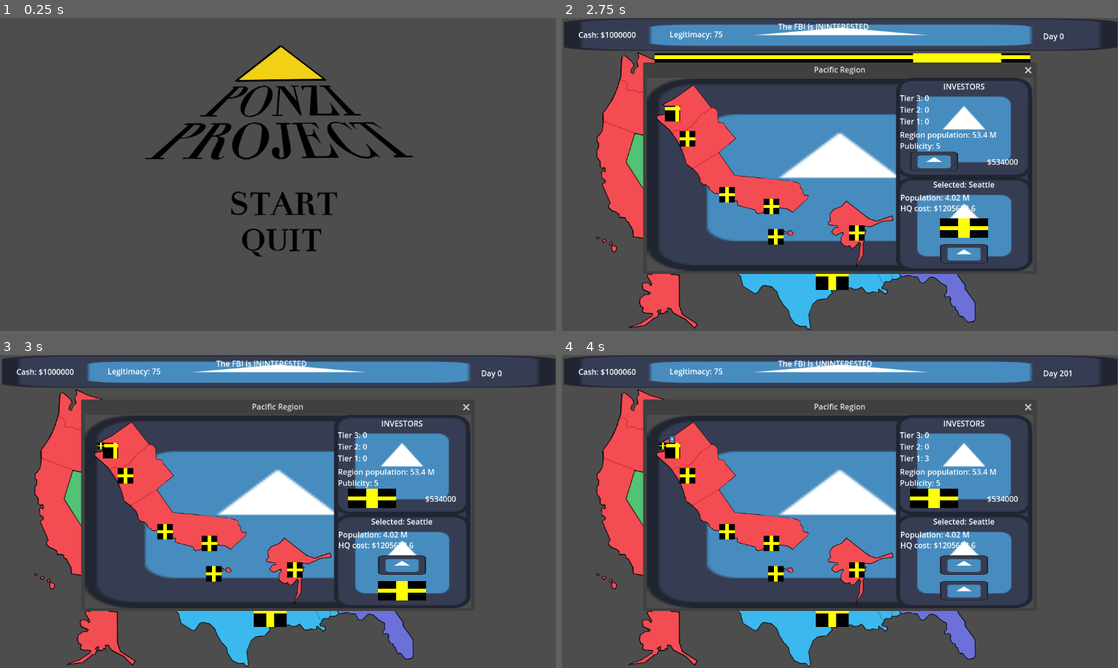
Above: before the commit, frames 1-4 (two rows, left to right).
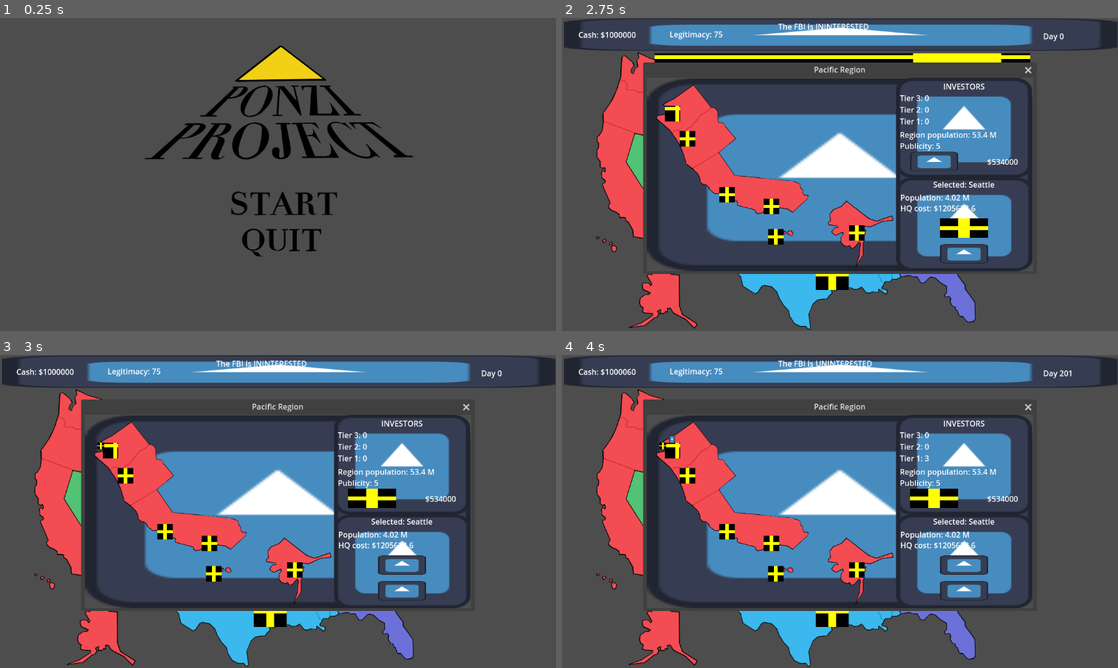
Above: after the commit, the same moments.

Repository: Baconsizzle1738/Pyramid-simulator-sim
Game: Godot game, scene res://Game_Scenes/Main_Menu.tscn
The game is run twice, just before and just after one commit, with the same random seed, the same clock (stepped at 60 frames per second) and the same inputs. The engine's default icon, where the game draws it, is replaced by a stand-in: a white triangle on a blue panel in a dark square.
Inputs (mouse positions are in pixels of both pictures, inside the frame that each line leads up to):
- Up to frame 1 (0.25 s): no input
- Up to frame 2 (2.75 s): click (845, 205) at 0.5 s; click (845, 193) at 1.25 s; move the mouse to (623, 165) at 2.02 s; click (623, 165) at 2.17 s
- Up to frame 3 (3 s): click (400, 564) at 2.75 s
- Up to frame 4 (4 s): click (673, 452) at 3.5 s

Frames 1-2 are identical in both runs. In frame 3, 0.5% of the frame differs, in the area x 67-77%, y 72-79%; in frame 4, nothing differs.

Commit message:
Staarting FBI (untested)

Diff:
--- a/Game_Scenes/Player_Icon.tscn
+++ b/Game_Scenes/Player_Icon.tscn
@@ -7,6 +7,7 @@
 anchors_preset = 0
 
 [node name="Player" type="TextureRect" parent="."]
+layout_mode = 0
 offset_left = -6.0
 offset_top = -12.0
 offset_right = 6.0
--- a/Scripts/Basic_City_Data.gd
+++ b/Scripts/Basic_City_Data.gd
@@ -11,3 +11,5 @@
 var HQPublicIncrease = 0.000001 # publicity increase based on population for HQ
 
 var hasPlayer = false
+
+var FBIcontrol = false
--- a/Scripts/Game_Data.gd
+++ b/Scripts/Game_Data.gd
@@ -8,13 +8,17 @@
 const DEFAULT_CASHOUT_RATE = 0.05
 const TIME_TO_PAY_DEBT = 15 # time player has to pay debt
 const ROI = 1.2 # ROI that the investors demand on cashout
-const LEGIT_DECREASE_FACTOR = 0.000015 #how much legit decreases for every unpaid dollar
+const LEGIT_DECREASE_FACTOR = 0.00004 #how much legit decreases for every unpaid dollar
+const DEBT_PAYOUT_INTERVAL = 35 #cashout happens every this many days
+const START_CASHOUT = 365 # investors start cashing out after this many days
+
+const START_FBI = 548 # FBI will start investigating after this many days
 
 const TIME_TO_TRAVEL = 4 #time it takes to travel in days
 
 var playerName #name of player
 
-var days = 200 # days passed
+var days:int = 200 # days passed
 
 var choosing = true # change to true later
 
@@ -25,7 +29,7 @@
 var cash = 1000000.0
 var FBIsus = 0.0 #ceil the number to get the FBIstatus(FBIstatis[ceil(FBIsus)])
 var FBIstatus = ["UNINTERESTED", "INTRIGUED", "SUSPICIOUS", "ALARMED", "APPREHENDING"]
-var FBIprogress = 0.0
+var FBIprogress = 0.0 # Daily gain in FBI suspicion
 var Tier3Worth = DEFAULT_TIER3_WORTH
 var Tier2Worth = DEFAULT_TIER2_WORTH
 var Tier1Worth = DEFAULT_TIER1_WORTH
@@ -63,6 +67,7 @@
 func tick():
 	days += 1
 	LegitIncreaseFactor = 1.0 + (legit-50)/100.0 # needed to update increase of investors based off legitamacy
+	cashoutRate = legitCashoutRate(legit)
 	travelTimer -= 1
 	if travelTimer < -1:
 		travelTimer = -1
@@ -99,3 +104,7 @@
 		num = round(num)
 		return str(num)+" k"
 	return str(num)
+
+
+func legitCashoutRate(num) -> float:
+	return 1 / (1 + 1.5**(0.2*(num-40.5)))
--- a/Scripts/Popup_Scripts/Pacific_Popup.gd
+++ b/Scripts/Popup_Scripts/Pacific_Popup.gd
@@ -56,7 +56,7 @@
 
 
 	#amount of investors cashing out after around half a year
-	if GameData.days >= 183 and GameData.days%30 == 0:
+	if GameData.days >= GameData.START_CASHOUT and GameData.days%GameData.DEBT_PAYOUT_INTERVAL == 0:
 		# number of ppl cashing out
 		var t3out = round(GameData.cashoutRate * Tier3)
 		var t2out = round(GameData.cashoutRate * Tier2)
@@ -71,6 +71,8 @@
 
 		GameData.debt += (t3out + t2out + t1out)
 		print("PACIFIC DEBT PAYOUT")
+
+	#TODO: FBI raids
 
 
 	#Ad timer logic
@@ -139,6 +141,7 @@
 		group.get_pressed_button().HQs = 1
 		GameData.choosing = false
 		GameData.currLocation = group.get_pressed_button().get_name()
+		group.get_pressed_button().hasPlayer = true
 		$Build_HQ.disabled = true
 
 	update_button_cash_disabled()
--- a/Scripts/Scene_Scripts/Game_Map.gd
+++ b/Scripts/Scene_Scripts/Game_Map.gd
@@ -89,7 +89,7 @@
 			$Days.text = "Day "+str(GameData.days)
 
 			print(GameData.debt)
-			if GameData.days%30 == 0 and GameData.debt>0:
+			if GameData.days%GameData.DEBT_PAYOUT_INTERVAL == 0 and GameData.debt>0:
 				print("DEBT SHOW")
 				$Debt.visible = true
 				$Debt/Amount.text = "$"+GameData.numSuffix(GameData.debt)
@@ -97,6 +97,10 @@
 				$Debt/Bar.max_value = GameData.TIME_TO_PAY_DEBT
 				$Debt/Bar.value = GameData.TIME_TO_PAY_DEBT
 
+			#signal FBI start
+			if (GameData.legit <= 50 or GameData.days >= GameData.START_FBI) and GameData.FBIprogress <= 0.001:
+				GameData.FBIprogress = 0.06
+				#TODO:notify player of FBI investigation
 
 			#reset time
 			timePast = 0
--- a/Scripts/Scene_Scripts/Main_Menu.gd
+++ b/Scripts/Scene_Scripts/Main_Menu.gd
@@ -12,9 +12,6 @@
 
 
 
-
-
-
 func _on_start_button_pressed():
 	print("START PRESSED")
 	get_tree().change_scene_to_file("res://Game_Scenes/Choose_Name.tscn")
Not shown: 1 places in Game_Scenes/Game_Map.tscn that only renumber resources
Not shown: 1 places in Game_Scenes/Popups/Appalachia_Popup.tscn that only renumber resources
